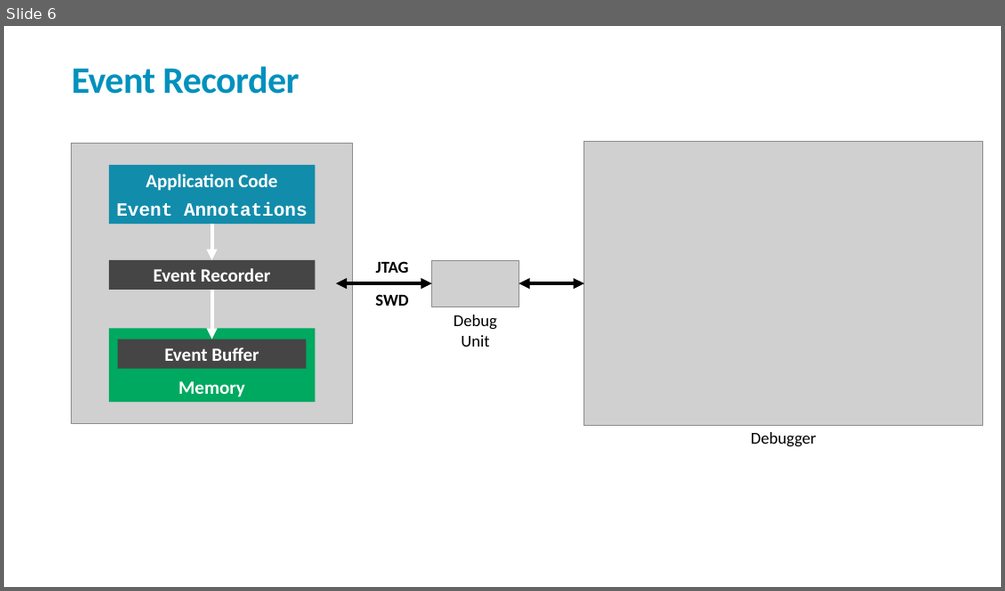
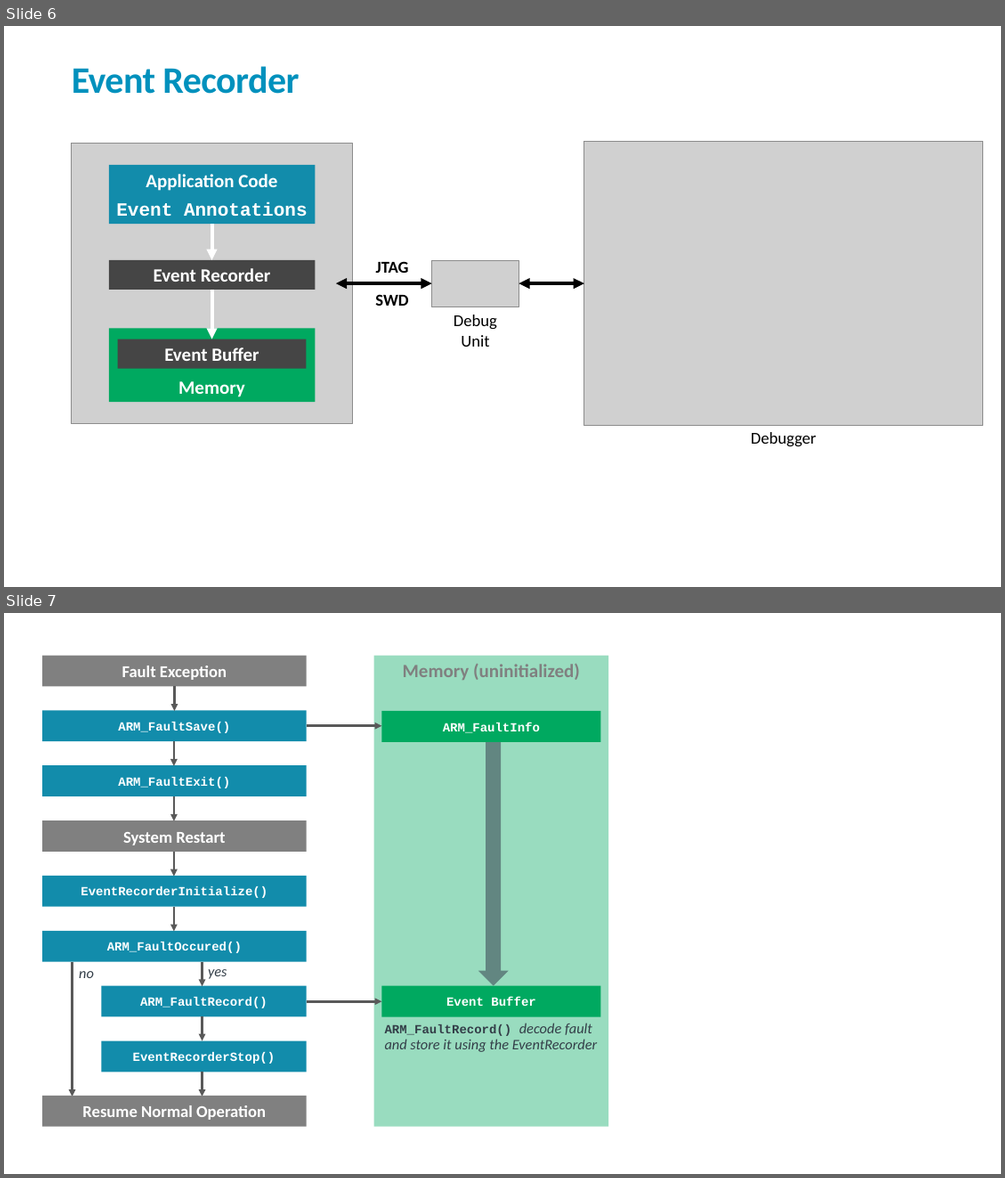
Before and after one commit to ARM-software/CMSIS-View, a slide deck: Doxygen/src/images/EventRecorder.pptx. Shown one above the other, each under a label of ours: slide 6 before the commit, slides 6 and 7 after it. The pictures are 1005x591 and 1005x1178 pixels, drawn with LibreOffice and Linux fonts; fonts in the diff are those of the drawing; grey boxes stand for pictures. Boxes give left, top, right and bottom in pixels: in the first picture for what was removed or moved away, otherwise in the second. Text is boxed around its words. In the diff, an @@ line names an element or a change of style, - is before the commit and + after.

Commit message:
Added documentation about Fault Exception Analysis

```diff
--- a/Doxygen/src/images/EventRecorder.pptx
+++ b/Doxygen/src/images/EventRecorder.pptx
@@ slide 7 added at bbox=[4, 613, 1001, 1174], background #FFFFFF @@
@@ rectangle added at bbox=[42, 656, 306, 686], fill #808080, 16 pt, text #FFFFFF, bold @@
+Fault Exception
@@ rectangle added at bbox=[374, 656, 609, 1127], fill #00A960 at 40% opacity, 18 pt, text #808080, bold @@
+Memory (uninitialized)
@@ arrow added from (175, 686) to (175, 711), #595959 2.25 pt @@
@@ rectangle added at bbox=[42, 710, 306, 741], fill #128CAB, 12 pt, text #FFFFFF, bold @@
+ARM_FaultSave()
@@ rectangle added at bbox=[381, 711, 600, 742], fill #00A960, 12 pt, text #FFFFFF, bold @@
+ARM_FaultInfo
@@ arrow added from (174, 742) to (174, 765), #595959 2.25 pt @@
@@ arrow added from (306, 726) to (381, 726), #595959 2.25 pt @@
@@ down arrow added at bbox=[478, 742, 508, 986], fill #628681 @@
@@ rectangle added at bbox=[42, 765, 306, 796], fill #128CAB, 12 pt, text #FFFFFF, bold @@
+ARM_FaultExit()
@@ arrow added from (174, 796) to (174, 821), #595959 2.25 pt @@
@@ rectangle added at bbox=[42, 821, 306, 852], fill #808080, 16 pt, text #FFFFFF, bold @@
+System Restart
@@ arrow added from (174, 852) to (174, 876), #595959 2.25 pt @@
@@ rectangle added at bbox=[42, 876, 306, 906], fill #128CAB, 12 pt, text #FFFFFF, bold @@
+EventRecorderInitialize()
@@ rectangle added at bbox=[42, 931, 306, 962], fill #128CAB, 12 pt, text #FFFFFF, bold @@
+ARM_FaultOccured()
@@ arrow added from (174, 907) to (174, 931), #595959 2.25 pt @@
@@ arrow added from (72, 962) to (72, 1096), #595959 2.25 pt @@
@@ text added at bbox=[79, 971, 94, 978], 14 pt, text #333E48, italic @@
+no
@@ rectangle added at bbox=[101, 985, 306, 1016], fill #128CAB, 12 pt, text #FFFFFF, bold @@
+ARM_FaultRecord()
@@ arrow added from (202, 962) to (202, 986), #595959 2.25 pt @@
@@ text added at bbox=[208, 969, 226, 979], 14 pt, text #333E48, italic @@
+yes
@@ rectangle added at bbox=[381, 985, 600, 1017], fill #00A960, 12 pt, text #FFFFFF, bold @@
+Event Buffer
@@ arrow added from (306, 1001) to (381, 1001), #595959 2.25 pt @@
@@ arrow added from (202, 1016) to (202, 1041), #595959 2.25 pt @@
@@ text added at bbox=[385, 1022, 597, 1052], 14 pt, text #333E48, italic @@
+ARM_FaultRecord() decode fault and store it using the EventRecorder
@@ rectangle added at bbox=[101, 1041, 306, 1071], fill #128CAB, 12 pt, text #FFFFFF, bold @@
+EventRecorderStop()
@@ arrow added from (202, 1072) to (202, 1096), #595959 2.25 pt @@
@@ rectangle added at bbox=[42, 1095, 306, 1126], fill #808080, 16 pt, text #FFFFFF, bold @@
+Resume Normal Operation
```
Also in this commit, not shown: 8 other files.
